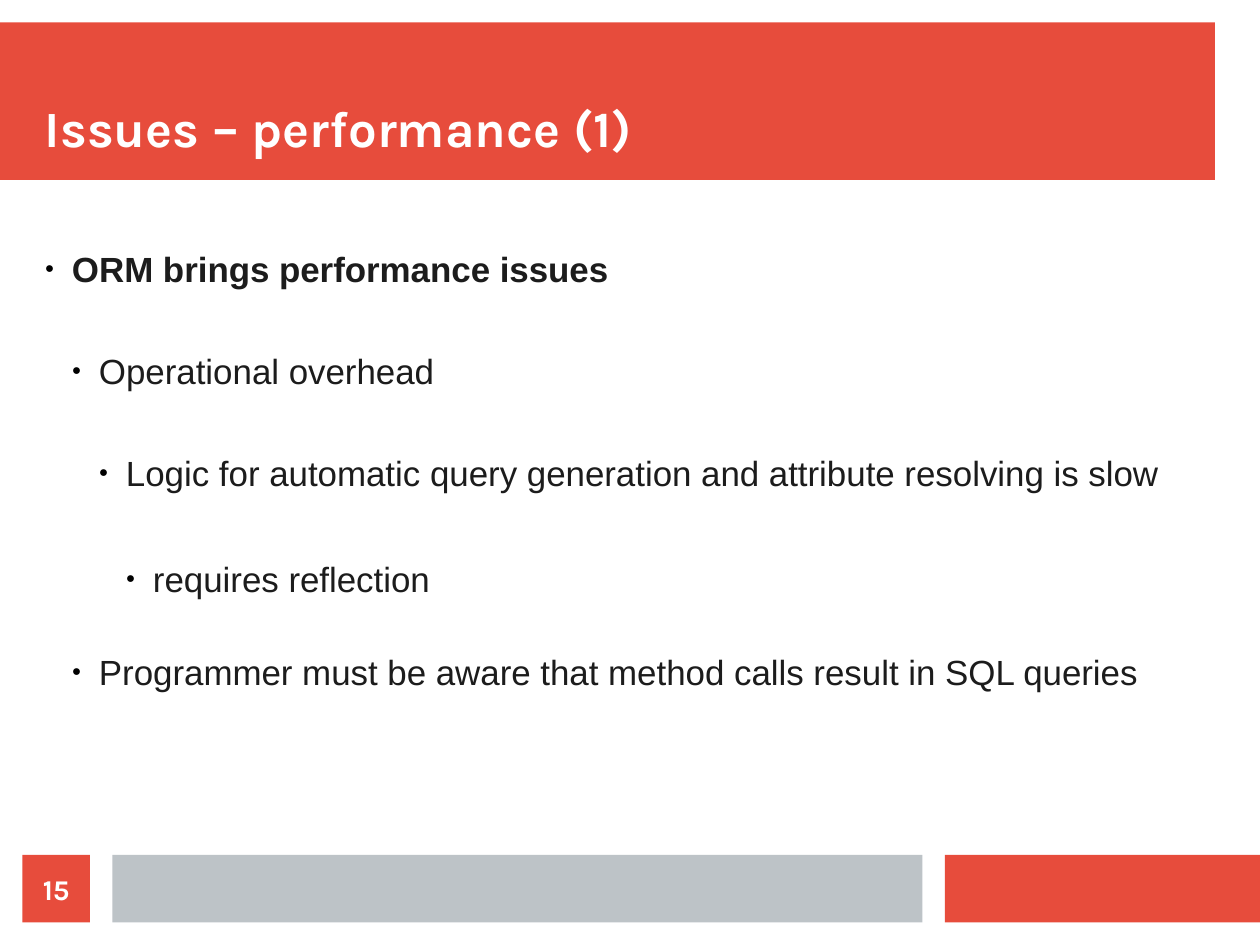
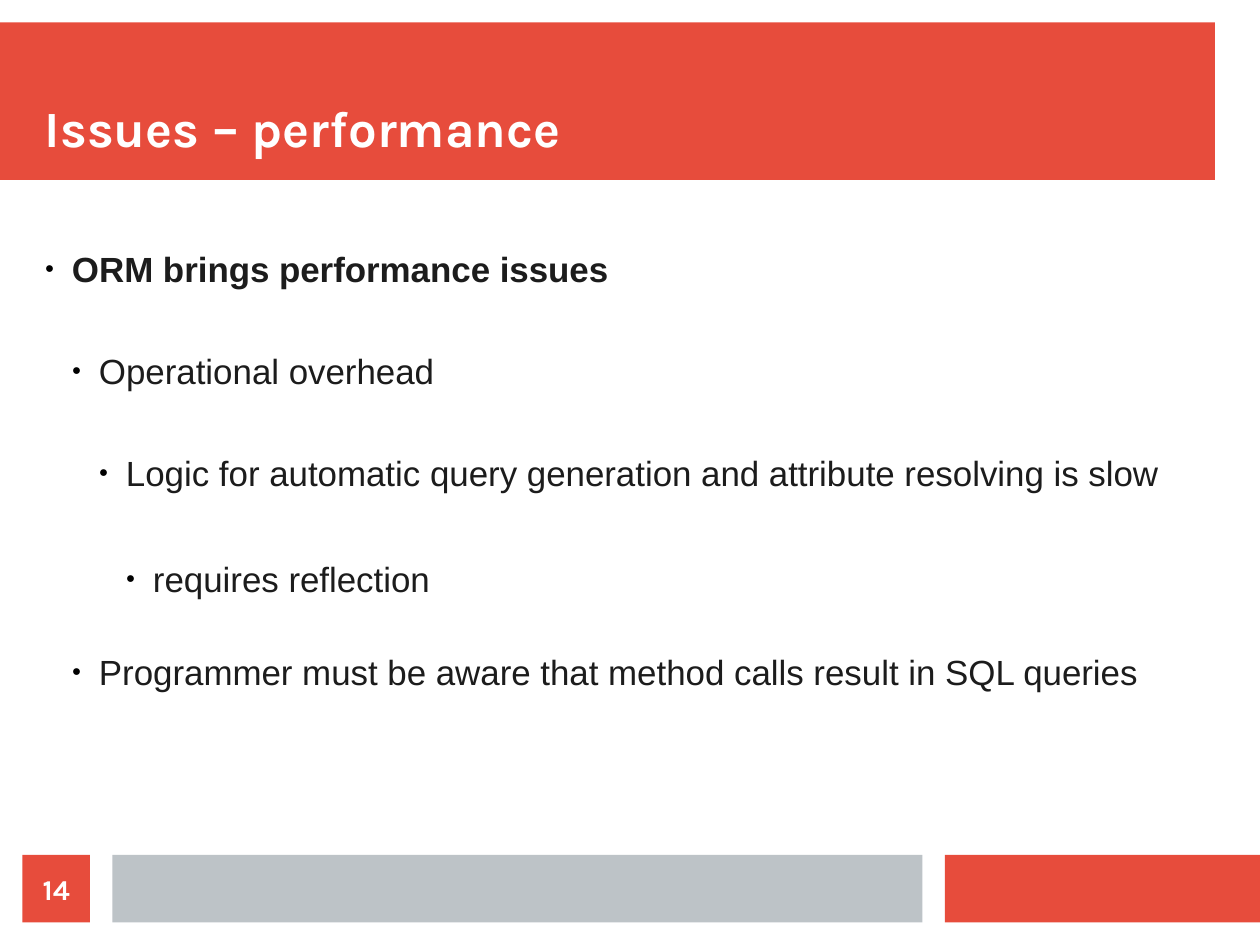
Before and after one commit to maxotta/pia-labs, a slide deck: slide 14 of lectures/persistence.odp (slide 15 before the commit). Drawn at 1260x945 pixels with LibreOffice and Linux fonts; fonts in the diff are those of the drawing. Boxes give left, top, right and bottom in pixels: in the first picture for what was removed or moved away, otherwise in the second. Text is boxed around its words. In the diff, an @@ line names an element or a change of style, - is before the commit and + after.

```diff
--- a/lectures/persistence.odp
+++ b/lectures/persistence.odp
@@ title at bbox=[45, 112, 561, 159]: text changed @@
-Issues – performance (1)
+Issues – performance
@@ page number at bbox=[43, 881, 70, 900]: text changed @@
-15
+14
```
Also in this commit, not shown: 3 other slides changed, 9 slides added, 1 slide removed, 1 other file.
